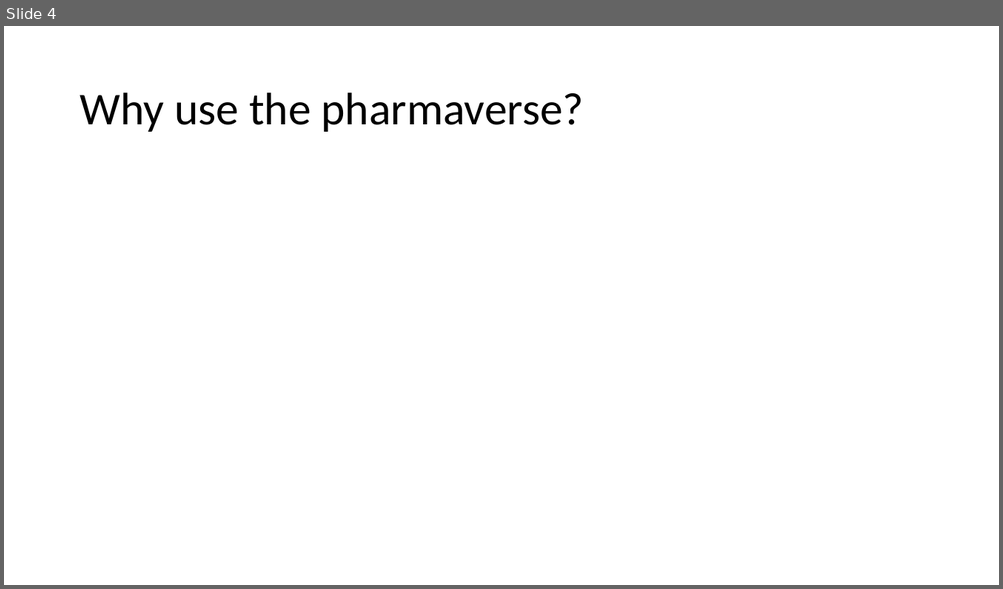
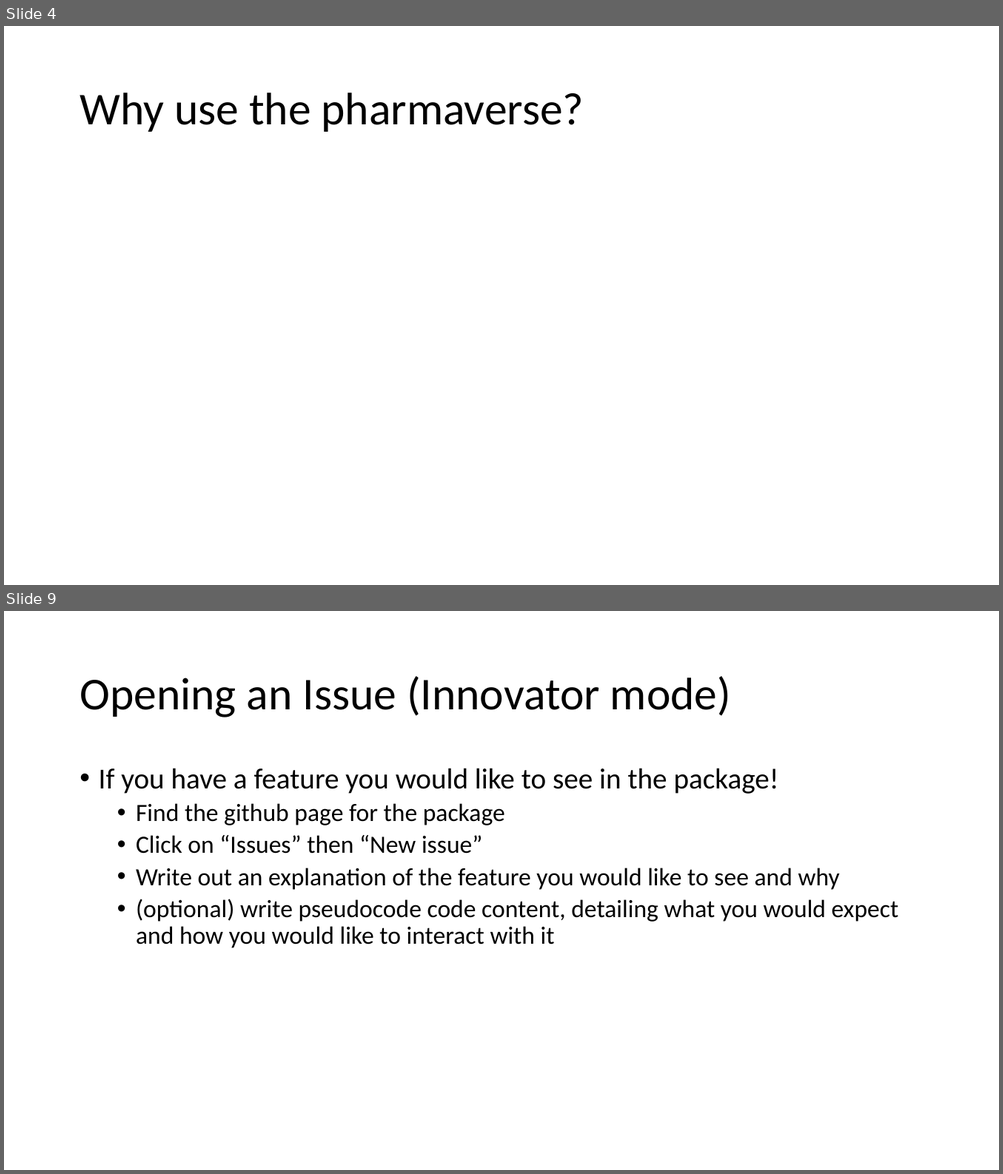
Before and after one commit to posit-conf-2023/r-pharma, a slide deck: 04-pharmaverse/04-Contributing_To_The_Pharmaverse.pptx. Shown one above the other, each under a label of ours: slide 4 before the commit, slides 4 and 9 after it; the slides between them are not shown. The pictures are 1003x589 and 1003x1174 pixels, drawn with LibreOffice and Linux fonts; fonts in the diff are those of the drawing. Boxes give left, top, right and bottom in pixels: in the first picture for what was removed or moved away, otherwise in the second. Text is boxed around its words. In the diff, an @@ line names an element or a change of style, - is before the commit and + after.

```diff
--- a/04-pharmaverse/04-Contributing_To_The_Pharmaverse.pptx
+++ b/04-pharmaverse/04-Contributing_To_The_Pharmaverse.pptx
@@ slide 9 added at [4,611,999,1170], background #FFFFFF @@
@@ title added at [79,676,731,718], 44 pt, text #000000 @@
+Opening an Issue (Innovator mode)
@@ text added at [99,768,899,948], 24 pt, text #000000 @@
+• If you have a feature you would like to see in the package!
+  • Find the github page for the package
+  • Click on “Issues” then “New issue”
+  • Write out an explanation of the feature you would like to see and why
+  • (optional) write pseudocode code content, detailing what you would expect and how you would like to interact with it
```
Also in this commit, not shown: 5 slides changed, 5 other slides added, 1 slide removed.
